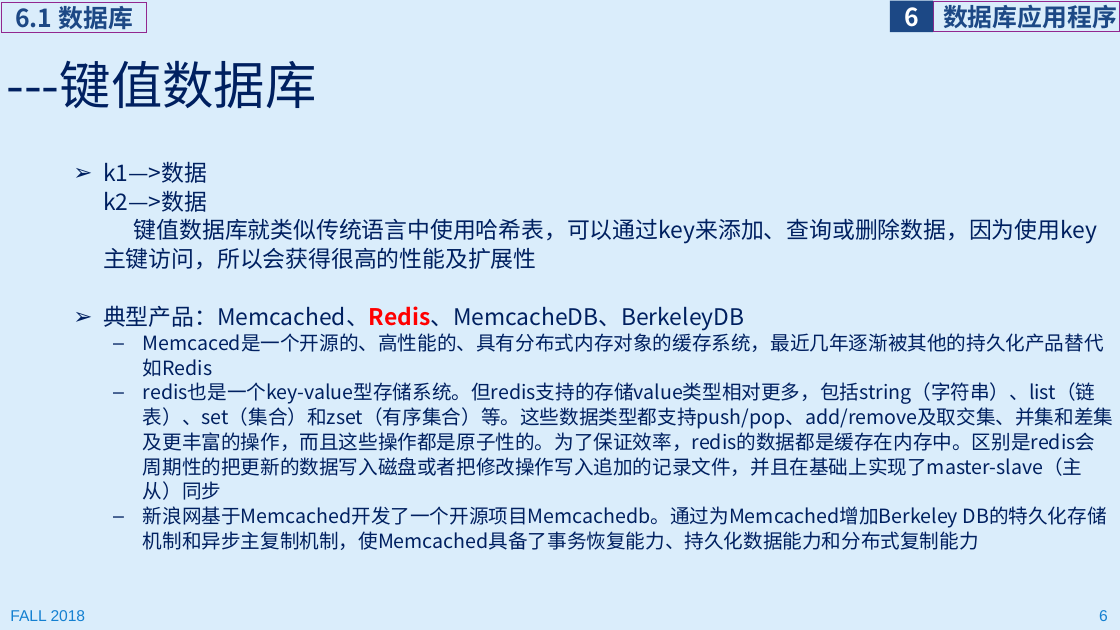
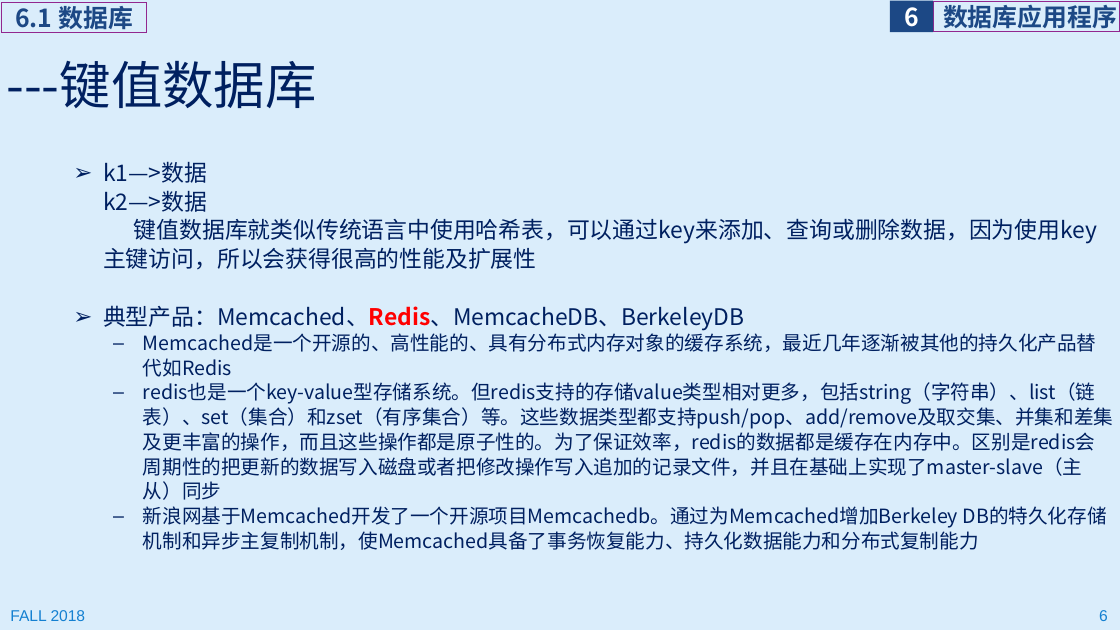
Before and after one commit to jichenghu/ppt_programmingWindows, a slide deck: slide 6 of programmingWindows_6.pptx. Drawn at 1120x630 pixels with LibreOffice and Linux fonts; fonts in the diff are those of the drawing. Boxes give left, top, right and bottom in pixels: in the first picture for what was removed or moved away, otherwise in the second. Text is boxed around its words. In the diff, an @@ line names an element or a change of style, - is before the commit and + after.

```diff
--- a/programmingWindows_6.pptx
+++ b/programmingWindows_6.pptx
@@ text at box(143, 330, 1097, 377): text changed @@
-  – Memcaced是一个开源的、高性能的、具有分布式内存对象的缓存系统，最近几年逐渐被其他的持久化产品替代如Redis
+  – Memcached是一个开源的、高性能的、具有分布式内存对象的缓存系统，最近几年逐渐被其他的持久化产品替代如Redis
```
Also in this commit, not shown: 4 other slides changed, 1 slide added, 5 other files.
